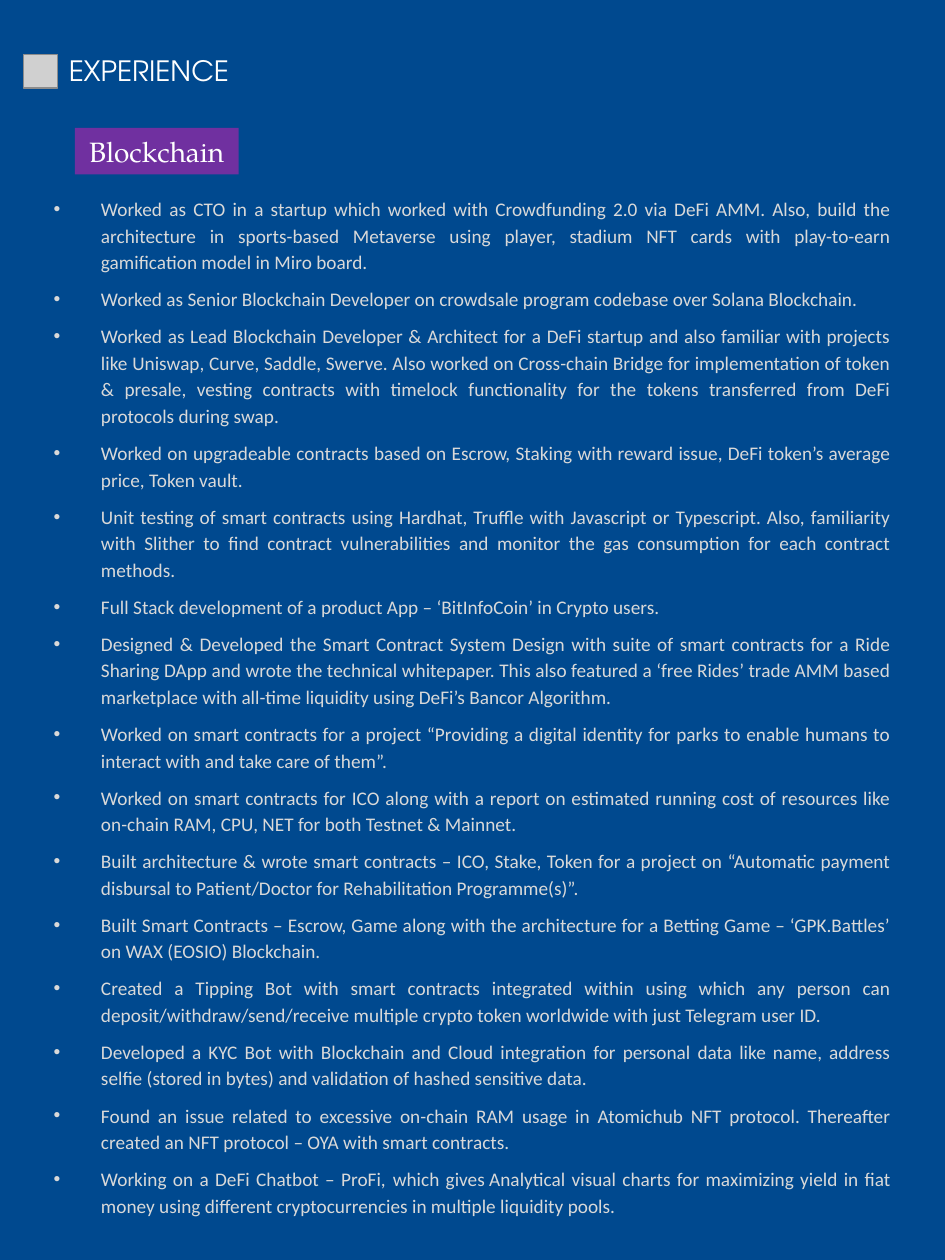
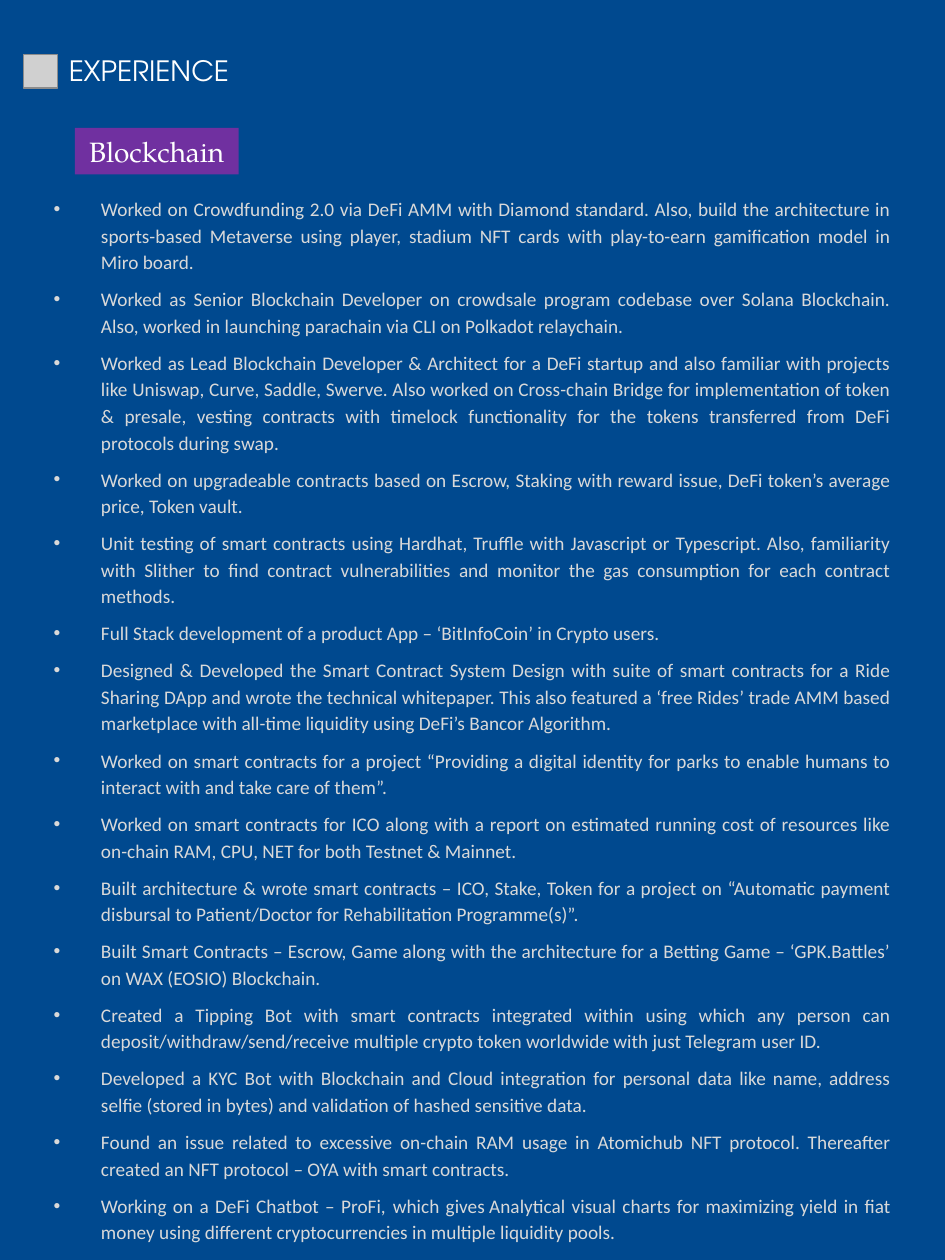
Before and after one commit to abhi3700/my_resume, a slide deck: slide 2 of my_resume.pptx. Drawn at 945x1260 pixels with LibreOffice and Linux fonts; fonts in the diff are those of the drawing; grey boxes stand for pictures. Boxes give left, top, right and bottom in pixels: in the first picture for what was removed or moved away, otherwise in the second. Text is boxed around its words. In the diff, an @@ line names an element or a change of style, - is before the commit and + after.

```diff
--- a/my_resume.pptx
+++ b/my_resume.pptx
@@ text at [101,202,890,337]: text changed @@
-• Worked as CTO in a startup which worked with Crowdfunding 2.0 via DeFi AMM. Also, build the architecture in sports-based Metaverse using player, stadium NFT cards with play-to-earn gamification model in Miro board.
-• Worked as Senior Blockchain Developer on crowdsale program codebase over Solana Blockchain.
+• Worked on Crowdfunding 2.0 via DeFi AMM with Diamond standard. Also, build the architecture in sports-based Metaverse using player, stadium NFT cards with play-to-earn gamification model in Miro board.
+• Worked as Senior Blockchain Developer on crowdsale program codebase over Solana Blockchain. Also, worked in launching parachain via CLI on Polkadot relaychain.
```
Also in this commit, not shown: 1 other slide changed, 2 other files.
